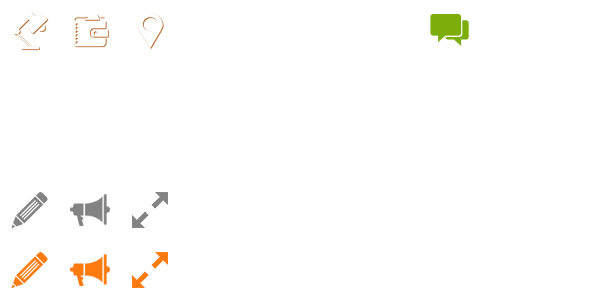
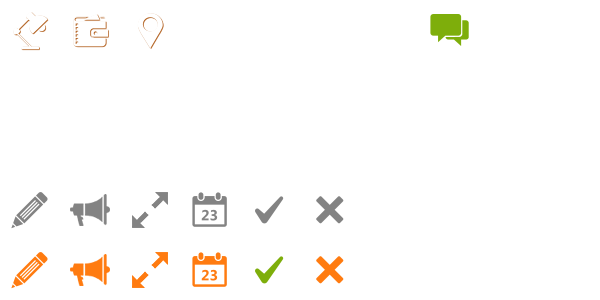
Layer changes from the first 600×300 image to the second:
added layer "yes" above "yes:hover" over [255, 196, 284, 224]
added layer "yes:hover" above "no" over [255, 256, 284, 284]
added layer "no" above "no:hover" over [316, 196, 344, 224]
added layer "no:hover" above "calendar" over [316, 256, 344, 284]
added layer "calendar" above "calendar:hover" over [192, 192, 227, 227]
added layer "calendar:hover" above "window" over [192, 252, 227, 287]
